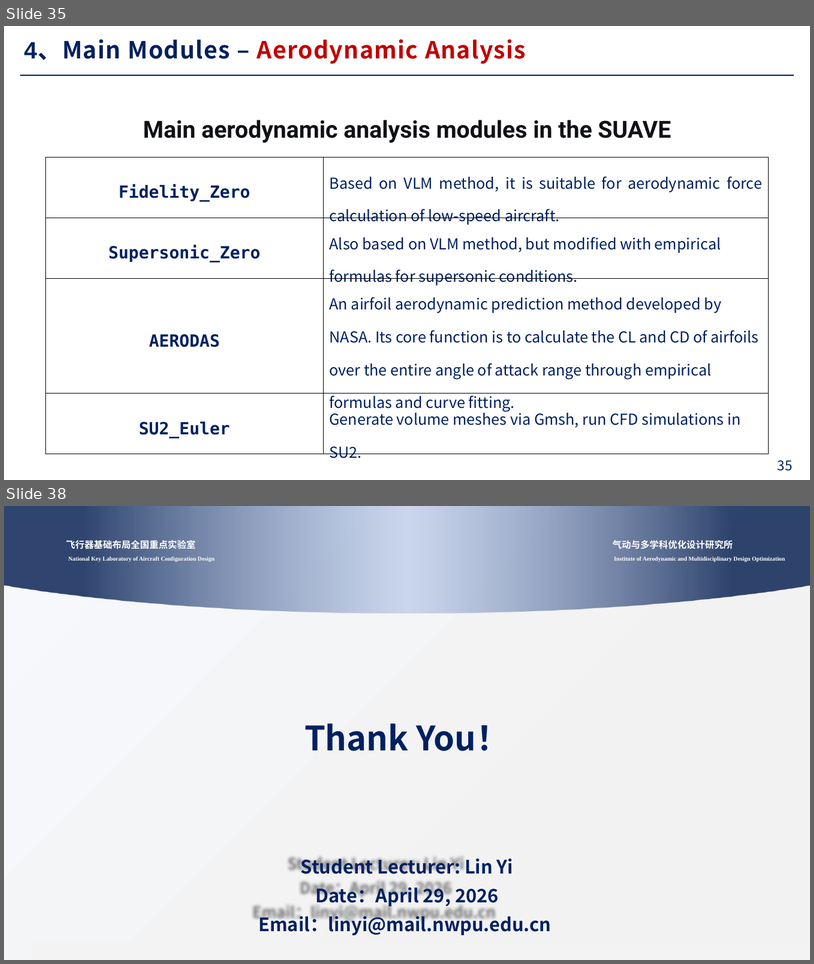
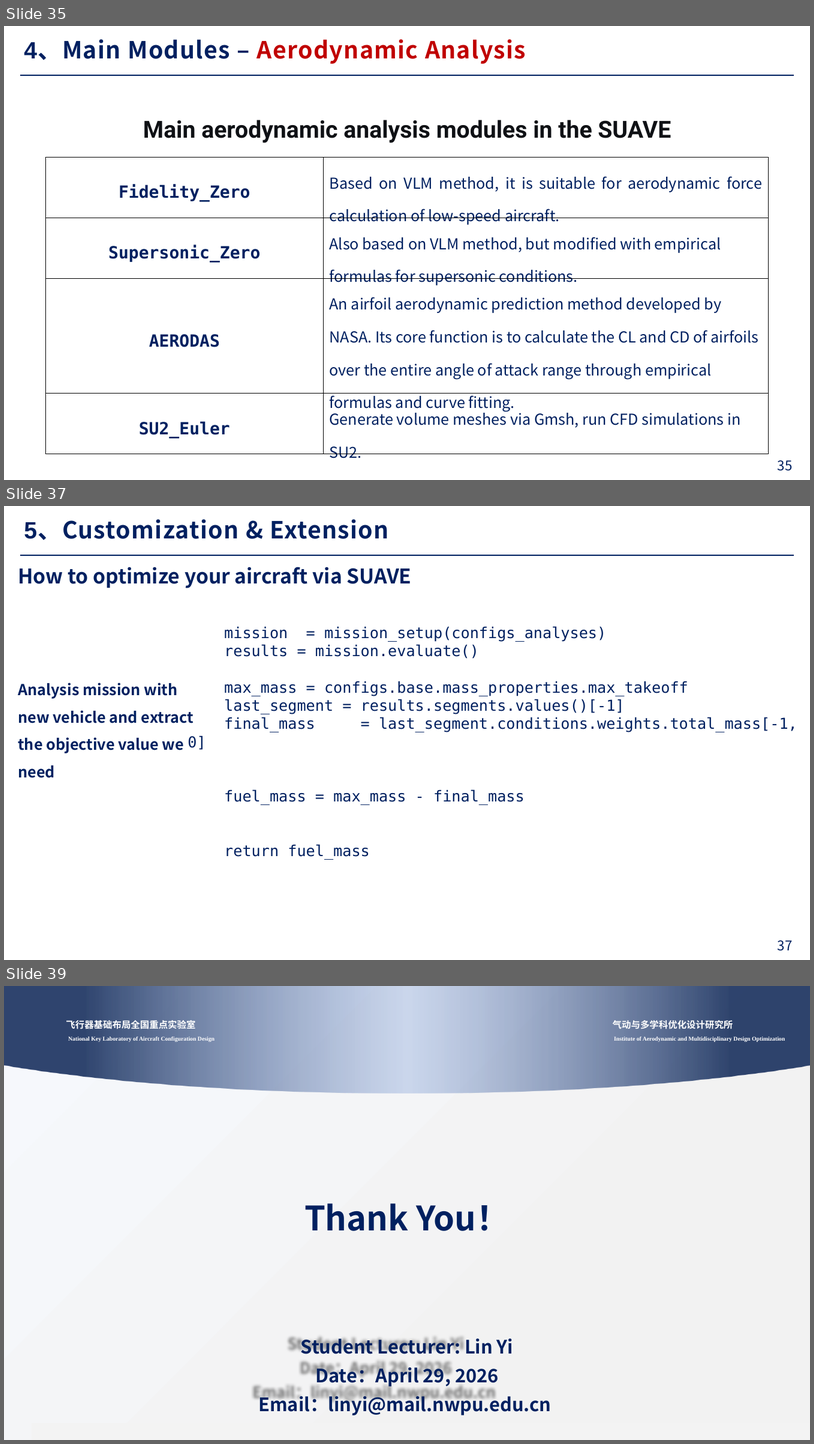
Before and after one commit to 7dinosaur/Obsidian, a slide deck: Design Conceptual Aircraft via SUAVE.pptx. Shown one above the other, each under a label of ours: slides 35 and 38 before the commit, slides 35, 37 and 39 after it; the slides between them are not shown. The pictures are 814x964 and 814x1444 pixels, drawn with LibreOffice and Linux fonts; fonts in the diff are those of the drawing; background and template pictures are left out. Boxes give left, top, right and bottom in pixels: in the first picture for what was removed or moved away, otherwise in the second. Text is boxed around its words. In the diff, an @@ line names an element or a change of style, - is before the commit and + after.

```diff
--- a/Design Conceptual Aircraft via SUAVE.pptx
+++ b/Design Conceptual Aircraft via SUAVE.pptx
@@ slide 37 added at [4, 506, 810, 960], background #FFFFFF; not listed: 5 template elements that a slide beside it also shows @@
@@ text added at [24, 519, 389, 540], 28 pt, text #002060, bold @@
+5、Customization & Extension
@@ text added at [18, 567, 412, 588], 24 pt, text #002060, bold @@
+How to optimize your aircraft via SUAVE
@@ text added at [224, 626, 798, 805], 18 pt, text #002060 @@
+mission = mission_setup(configs_analyses)
+results = mission.evaluate()
+max_mass = configs.base.mass_properties.max_takeoff
+last_segment = results.segments.values()[-1]
+final_mass = last_segment.conditions.weights.total_mass[-1, 0]
+fuel_mass = max_mass - final_mass
+return fuel_mass
@@ text added at [18, 682, 194, 778], 18 pt, text #002060, bold @@
+Analysis mission with new vehicle and extract the objective value we need
@@ what was slide 38 is now slide 39 @@
```
Also in this commit, not shown: 6 slides changed, 3 other files.
